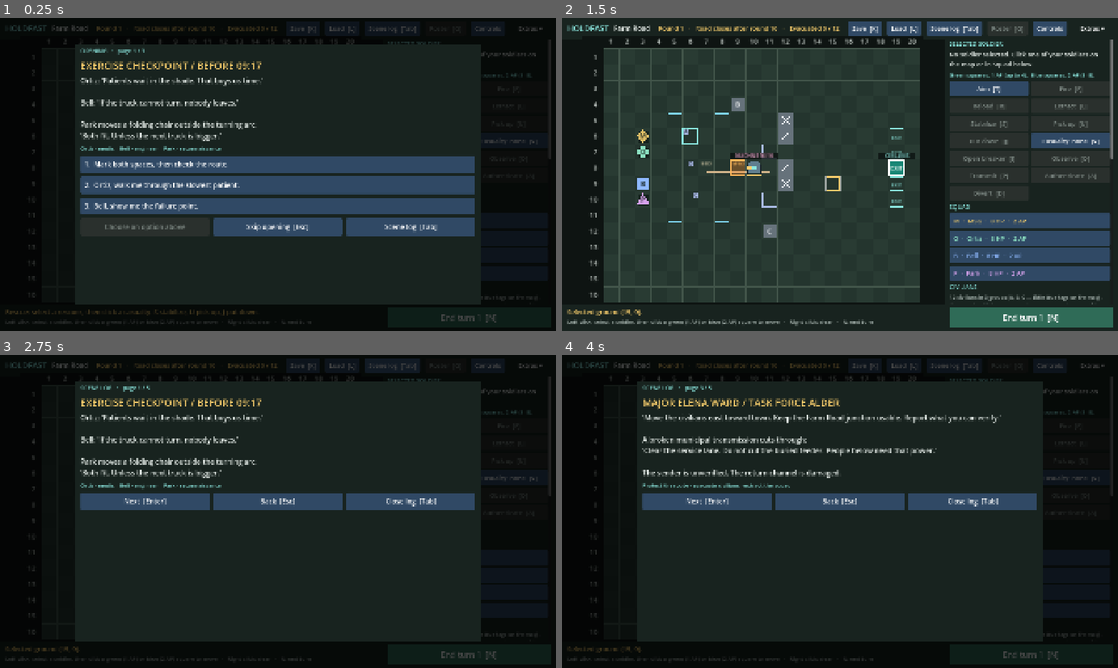
Above: before the commit, frames 1-4 (two rows, left to right).
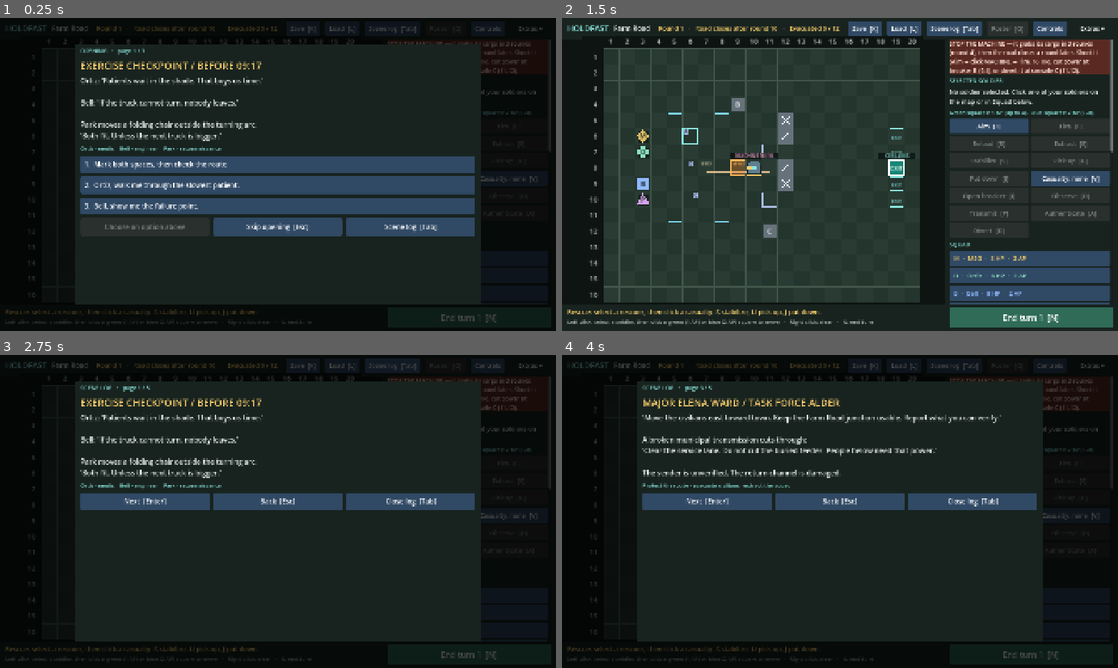
Above: after the commit, the same moments.

Repository: sgoold-shannon/HOLDFAST
Game: Godot game, scene res://game.tscn
The game is run twice, just before and just after one commit, with the same random seed, the same clock (stepped at 60 frames per second) and the same inputs.
Inputs (mouse positions are in pixels of both pictures, inside the frame that each line leads up to):
- Up to frame 1 (0.25 s): no input
- Up to frame 2 (1.5 s): click "Skip opening [Esc]" at 0.5 s; click (840, 180) at 1.25 s, where only the run after the commit has a clickable "Got it"
- Up to frame 3 (2.75 s): click "Scene log [Tab]" at 2 s
- Up to frame 4 (4 s): click "Next [Enter]" at 2.75 s; click "Next [Enter]" at 3.5 s

The runs differ from the first frame. In frame 1, 0.7% of the frame differs, in the area x 69-100%, y 6-90%; in frame 2, 14%, in the area x 0-100%, y 6-96%; in frame 3, 0.9%; in frame 4, 0.9%.

Commit message:
HUD: Farm Road briefing and machine countdown; keep one-order-per-turn herding
Spence chose to keep the one civilian order per turn rule and add guidance instead.
A briefing after the opening explains the two competing jobs, and a red priority box
counts down to the machine reaching its cargo with the three ways to stop it.

Co-Authored-By: Claude Opus 5.5 <noreply@anthropic.com>
Claude-Session: https://claude.ai/code/session_017bmRhTbVR9EY4bri7qAAYH

Diff:
--- a/holdfast/presentation/hud/game_shell.gd
+++ b/holdfast/presentation/hud/game_shell.gd
@@ -155,11 +155,19 @@
 	scroll.size_flags_vertical = Control.SIZE_EXPAND_FILL
 	scroll.horizontal_scroll_mode = ScrollContainer.SCROLL_MODE_DISABLED
 	scroll.focus_mode = Control.FOCUS_NONE
+	widgets["sidebar_scroll"] = scroll
 	column.add_child(scroll)
 	var body := VBoxContainer.new()
 	body.size_flags_horizontal = Control.SIZE_EXPAND_FILL
 	body.add_theme_constant_override("separation",8)
 	scroll.add_child(body)
+
+	var priority := panel(Color("5a2a22"))
+	widgets["priority_box"] = priority
+	body.add_child(priority)
+	widgets["priority"] = label("",20,Color("ffe1d6"))
+	widgets["priority"].autowrap_mode = TextServer.AUTOWRAP_WORD_SMART
+	priority.add_child(widgets["priority"])
 
 	body.add_child(heading("SELECTED SOLDIER"))
 	widgets["selected"] = label("",22,TEXT)
@@ -400,6 +408,7 @@
 	refresh_squad()
 	refresh_civilians()
 	refresh_threat()
+	refresh_priority()
 	refresh_modal()
 
 func refresh_top() -> void:
@@ -532,6 +541,26 @@
 	if arrival > board.deadline():
 		return "  ·  TOO SLOW: needs until round %d, road closes after round %d" % [arrival,board.deadline()]
 	return "  ·  reaches EXIT end of round %d" % arrival
+
+## Farm Road's real objective: stop the machine before it reaches its cargo.
+func machine_threat_active() -> bool:
+	return not board.return_state["active"] and board.machine_present() and board.machine["collected_round"] == 0 and not board.protocol["diverted"] and not board.disabled() and not board.ended
+
+func cargo_round() -> int:
+	return board.phase+3-board.machine["stage"]
+
+func refresh_priority() -> void:
+	var box: Control = widgets["priority_box"]
+	if machine_threat_active():
+		var turns: int = cargo_round()-board.phase
+		var when := "THIS round" if turns <= 0 else ("next round" if turns == 1 else "in %d rounds (round %d)" % [turns,cargo_round()])
+		set_text("priority","STOP THE MACHINE — it grabs its cargo %s, then the road closes a round later. Shoot it (Aim → click MACHINE → Fire, %d HP), cut power at breaker B (9,4), or divert it at console C (11,12)." % [when,board.enemies[0]["hp"]])
+		box.visible = true
+	elif not board.return_state["active"] and board.machine["collected_round"] > 0 and not board.ended:
+		set_text("priority","The machine took its cargo. The road closes after round %d — get every group moving now." % board.deadline())
+		box.visible = true
+	else:
+		box.visible = false
 
 func refresh_threat() -> void:
 	set_text("intent",board.enemy_intent())
@@ -614,6 +643,7 @@
 
 func modal_content() -> Dictionary:
 	if start_menu: return start_content()
+	if should_brief(): return briefing_content()
 	if confirm_new: return new_game_content()
 	if board.has_meta("hud_help"): return help_content()
 	if board.roster_open: return roster_content()
@@ -621,6 +651,20 @@
 	if board.result_ready: return results_content()
 	if board.isolate_pending: return breaker_content()
 	return {}
+
+func should_brief() -> bool:
+	return not board.has_meta("hud_briefed") and board.scene_view == "" and not board.roster_open and not board.result_ready and board.phase == 1 and machine_threat_active()
+
+func briefing_content() -> Dictionary:
+	return {"items":[["title","MISSION: FARM ROAD"],
+		["text","You have two jobs, and they pull against each other.",25,GOLD],
+		["heading","1.  STOP THE MACHINE (first)"],
+		["text","The machine heads for its cargo. When it gets there (round %d), the road closes the next round. Shoot it, cut its power at breaker B (9,4), or divert it at console C (11,12). The red box at the top right counts down and lists how." % cargo_round(),23],
+		["heading","2.  HERD THE CIVILIANS"],
+		["text","12 civilians in groups A, B and C. You can give ONE group an order each turn, and orders stick. Groups walk up to 3 squares when you press End turn, toward the teal CIVILIAN EXIT on the right. Get a different group moving every turn.",23],
+		["heading","3.  GET YOUR SQUAD OUT"],
+		["text","Move soldiers onto an EXIT square and press Extract [E]. MSG must get out.",23],
+		["row",[["Got it",func(): board.set_meta("hud_briefed",true)]]]]}
 
 func start_content() -> Dictionary:
 	var where := "Return to Farm Road (deployment %d)" % board.campaign.get("deployment",2) if board.return_state["active"] else "Farm Road"
--- /dev/null
+++ b/holdfast/tests/capture_brief.gd
@@ -0,0 +1,20 @@
+extends SceneTree
+## Renders the Farm Road briefing and the priority box on a fresh, isolated board.
+func _initialize() -> void:
+	call_deferred("go")
+func go() -> void:
+	var shell = load("res://game.tscn").instantiate()
+	shell.board_auto_resume = false
+	shell.board_campaign_path = OS.get_cache_dir().path_join("capture-brief.save")
+	root.add_child(shell)
+	current_scene = shell
+	await process_frame
+	shell.board.finish_opening()
+	for i in range(8): await process_frame
+	var out := ProjectSettings.globalize_path("res://").path_join("../.bridge/results/").simplify_path()
+	root.get_texture().get_image().save_png(out.path_join("brief.png"))
+	shell.board.set_meta("hud_briefed",true)
+	shell.board.select_soldier(0)
+	for i in range(8): await process_frame
+	root.get_texture().get_image().save_png(out.path_join("priority.png"))
+	quit(0)
--- a/holdfast/tests/test_hud.gd
+++ b/holdfast/tests/test_hud.gd
@@ -19,6 +19,8 @@
 
 func hud_press(shell, key: String) -> void:
 	var button: Button = shell.actions[key]
+	if shell.widgets["sidebar_scroll"].is_ancestor_of(button): shell.widgets["sidebar_scroll"].ensure_control_visible(button)
+	await process_frame
 	await hud_click(button.get_global_rect().get_center())
 
 func run() -> void:
@@ -53,7 +55,17 @@
 	reference.finish_opening()
 	expect(board.scene_view=="","Skip closes the opening")
 	shell.refresh()
-	expect(not shell.modal_root.visible,"Modal hides after the opening")
+	expect(shell.modal_root.visible and shell.should_brief(),"Mission briefing follows the opening")
+	expect(shell.widgets["priority_box"].visible and String(shell.widgets["priority"].text).contains("STOP THE MACHINE"),"Priority box warns about the machine")
+	var got_it: Button = null
+	for row in shell.modal_box.get_children():
+		if row is HBoxContainer:
+			for button in row.get_children():
+				if button is Button and button.text == "Got it": got_it = button
+	expect(got_it != null,"Briefing has a Got it button")
+	if got_it: await hud_click(got_it.get_global_rect().get_center())
+	shell.refresh()
+	expect(not shell.modal_root.visible,"Modal hides after the briefing")
 	# Select MSG, move one square, end the turn: HUD clicks vs. direct calls.
 	var start: Vector2i = board.soldiers[0]["cell"]
 	await hud_click(cell_point(shell,start))
